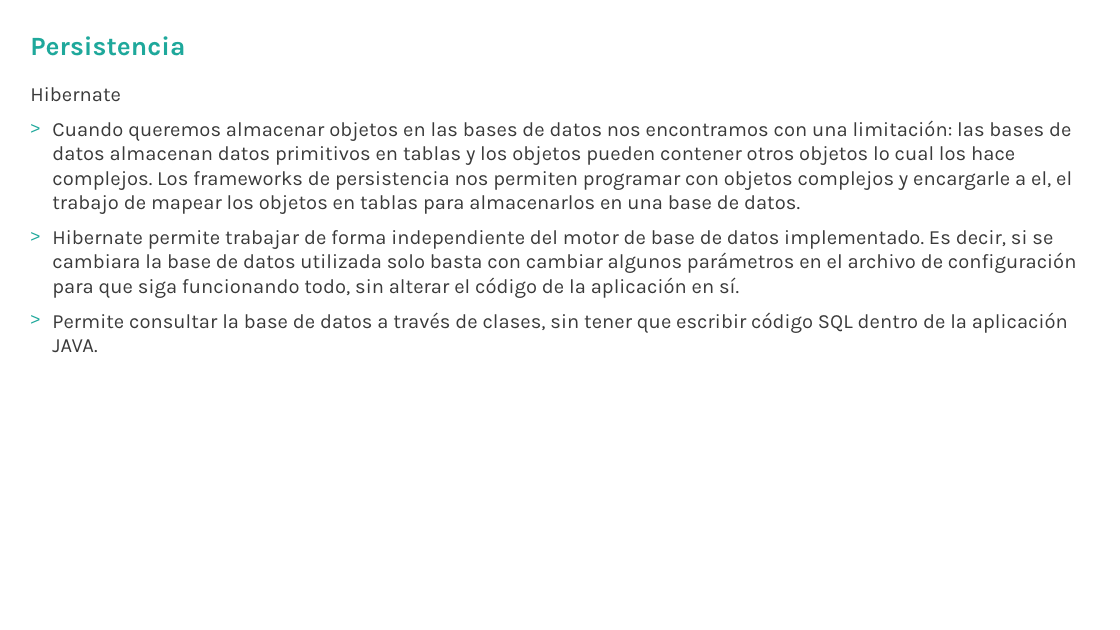
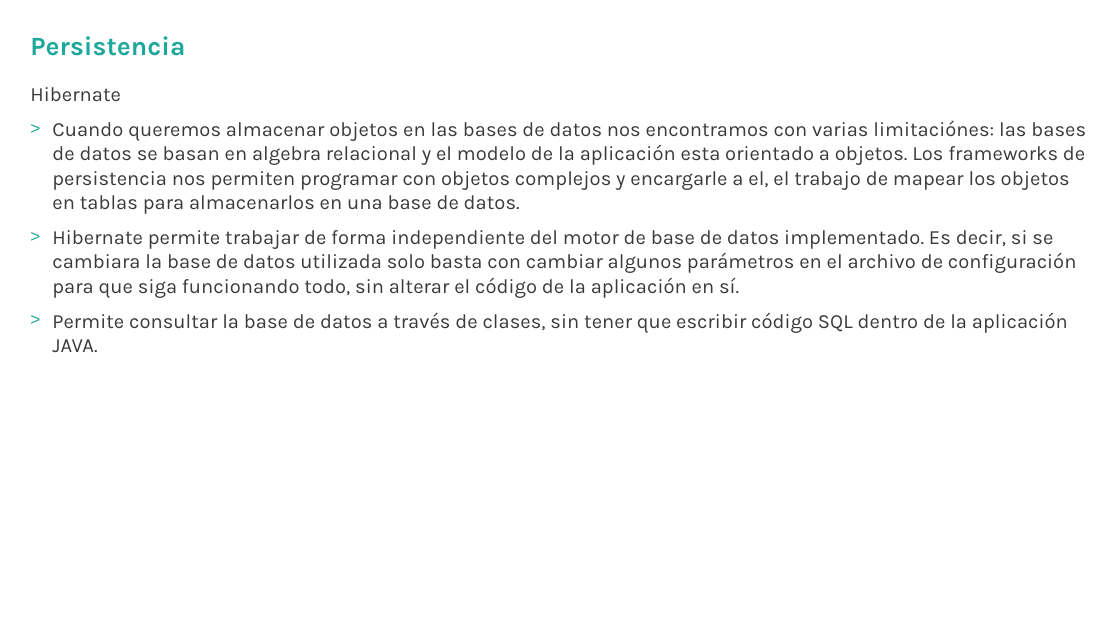
Before and after one commit to hexacta/HexactaLabs-Java, a slide deck: slide 7 of documentacion/HexactaLabs-ExplicacionApp.pptx. Drawn at 1120x630 pixels with LibreOffice and Linux fonts; fonts in the diff are those of the drawing; background and template pictures are left out. Boxes give left, top, right and bottom in pixels: in the first picture for what was removed or moved away, otherwise in the second. Text is boxed around its words. In the diff, an @@ line names an element or a change of style, - is before the commit and + after.

```diff
--- a/documentacion/HexactaLabs-ExplicacionApp.pptx
+++ b/documentacion/HexactaLabs-ExplicacionApp.pptx
@@ text at box(52, 121, 1086, 214): text changed @@
-> Cuando queremos almacenar objetos en las bases de datos nos encontramos con una limitación: las bases de datos almacenan datos primitivos en tablas y los objetos pueden contener otros objetos lo cual los hace complejos. Los frameworks de persistencia nos permiten programar con objetos complejos y encargarle a el, el trabajo de mapear los objetos en tablas para almacenarlos en una base de datos.
+> Cuando queremos almacenar objetos en las bases de datos nos encontramos con varias limitaciónes: las bases de datos se basan en algebra relacional y el modelo de la aplicación esta orientado a objetos. Los frameworks de persistencia nos permiten programar con objetos complejos y encargarle a el, el trabajo de mapear los objetos en tablas para almacenarlos en una base de datos.
```
Also in this commit, not shown: 4 other slides changed.
